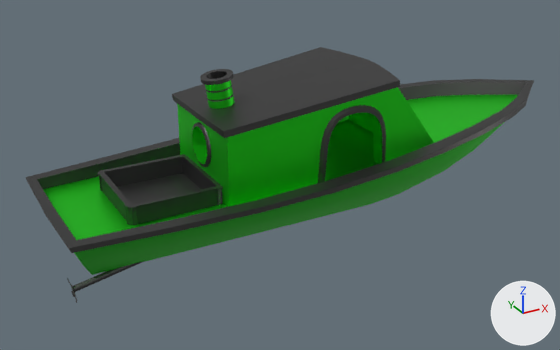
Two versions of the FBX model Assets/Art/Models/Boat.fbx, one commit apart.
The view is the same before and after, from a 50 mm camera at (-3.65, -8.76, 4.69) aimed at (1.27, 0.19, 0.21). The lights are fixed; the arrows at lower right show +X, +Y and +Z. Where no turn or scale is listed for an object, it has been applied to the vertices. Vertices at the same position are counted once.

The first picture shows 'Body', 'Box', 'Chimney', 'Fan', 'Motor stick', 'Room'.
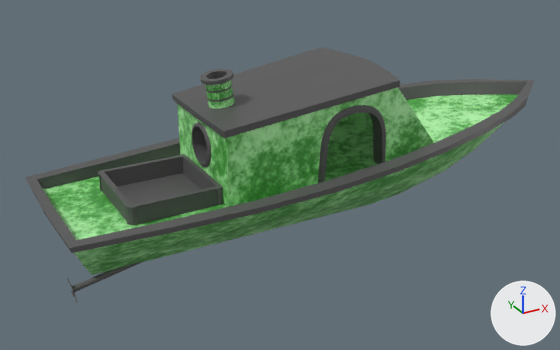
Where the newer file only moved an object's origin or applied its transform, the numbers keep the older frame.

What changed in the scene script:
```text
Add img_boat_color_png:
    img_boat_color_png = load_image('Boat Color.png', '../Textures/Boat/Boat Color.png', 4096, 4096, 'sRGB')
Change mat_edge:
    mat_edge.metallic: 1.0 -> 0.0
Change mat_body:
    remove mat_body.base_color = (0.0293, 0.8, 0.0234)  # green #30e72a
    mat_body.metallic: 1.0 -> 0.0
    add mat_body.texture = img_boat_color_png
Change me_plane:
    where me_plane.from_pydata(...)  # 179 vertices, 179 faces; spans x -2.09..5.93, y -1.37..1.37, z -0.52..0.99
    used by ob_body; location = (0.0, 0.0, 0.0)
    me_plane part 2: texture (UV) coordinates of 179 of 179 faces, centred in x -2.07..5.52, y -1.37..1.37, z -0.27..0.98, changed; they spanned u 0.06..0.95, v 0.02..0.95 and now span u 0.47..0.95, v 0.47..0.98
Change me_cube_002:
    where me_cube_002.from_pydata(...)  # 1588 vertices, 1209 faces; spans x -0.06..3.36, y -0.98..0.98, z 0.4..1.77
    used by ob_room; location = (0.0, 0.0, 0.0)
    me_cube_002 part 1: texture (UV) coordinates of 1209 of 1209 faces, centred in x -0.05..3.22, y -0.96..0.96, z 0.41..1.76, changed; they spanned u 0.0..0.97, v 0.0..1.0 and now span u 0.64..0.98, v 0.04..0.35
```

What differs and where, as boxes [x1, y1, x2, y2] in the pictures (560 x 350 px):
'Body', surface changed: [26, 79, 534, 275] in both
'Room', surface changed: [172, 47, 434, 207] in both
'Box', surface changed: [98, 154, 223, 225] in both
'Chimney', surface changed: [200, 69, 235, 109] in both
'Motor stick', surface changed (black to grey): [71, 261, 144, 292] in both
'Fan', surface changed: [71, 286, 77, 299] in both
